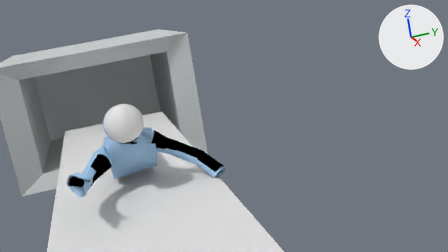
What one commit did to the Blender file basicScene.blend.
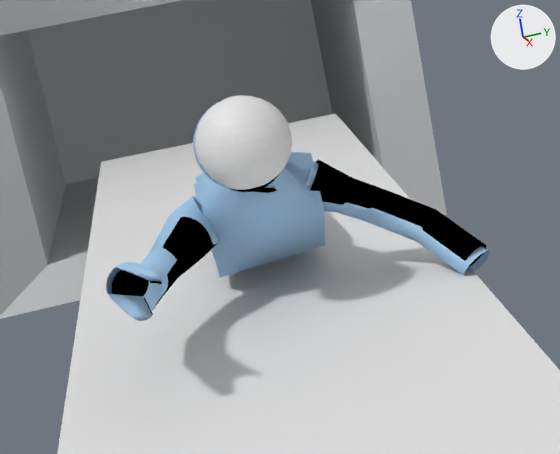
There are two pictures of each version: one from the file's camera 'Camera', one close up on the part from 5% to 57% of the width and 26% to 100% of the height. The axes (+X, +Y, +Z) are drawn at upper right. The lights are the same throughout.
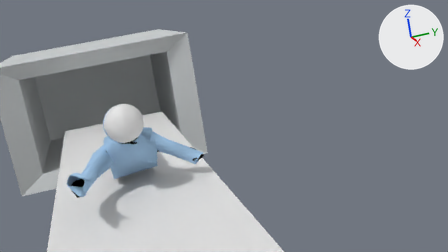
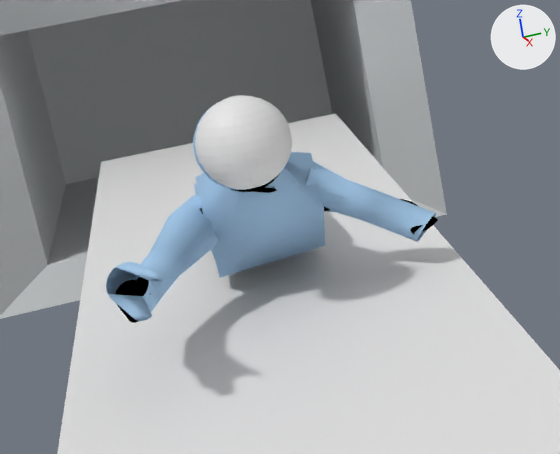
The edits, one by one:
me_cylinder_002 is used by ob_cylinder_001; location (-1.981, 0.781, 0.681); rotation (2.626, 1.049, 3.023), in degrees (150, 60, 173); scale (0.15, 0.15, 0.15).
me_cylinder_002 had 162 vertices, 192 faces and spanned x 1.36..7.19, y -4.76..2.49, z -4.98..5.49.
me_cylinder_002 now has 130 vertices, 160 faces and spans x 1.36..6.81, y -4.76..1.99, z -4.98..1.77.
Part 1, on me_cylinder_002:
32 vertices are removed from x 5.27..7.19, y 0.5..2.49, z 4.93..5.49.
32 faces are deleted.
Object 'Cylinder.003' (ob_cylinder_003) moves from (-1.995, 0.806, 0.677) to (-2.289, 0.727, 0.414).
Object 'Cylinder.003' (ob_cylinder_003) turns from (150, 60, 173) to (160, 62, 180) degrees about x, y and z.
Object 'Cylinder.003' (ob_cylinder_003) is rescaled from (0.141, 0.141, 0.141) to (0.0695, 0.13, 0.0717).
Object 'Cylinder.002' (ob_cylinder_002) moves from (-1.839, -0.689, 0.023) to (-1.931, -0.778, 0.093).
Object 'Cylinder.002' (ob_cylinder_002) is rescaled from (0.136, 0.136, 0.136) to (0.0929, 0.0997, 0.132).

Pixel boxes (x1, y1, x2, y2) of what changed, in the close-ups (560 x 454 px):
'Cylinder.001', reshaped (29% narrower, 30% shorter): before (305, 161, 490, 275); after (305, 161, 436, 241)
'Cylinder.003', moved, turned, rescaled: before (310, 159, 486, 267); after (324, 199, 438, 234)
'Cylinder.002', moved, rescaled: before (112, 217, 217, 315); after (115, 208, 203, 323)
part 1 of me_cylinder_002, deleted (blue): before (417, 230, 490, 275)
